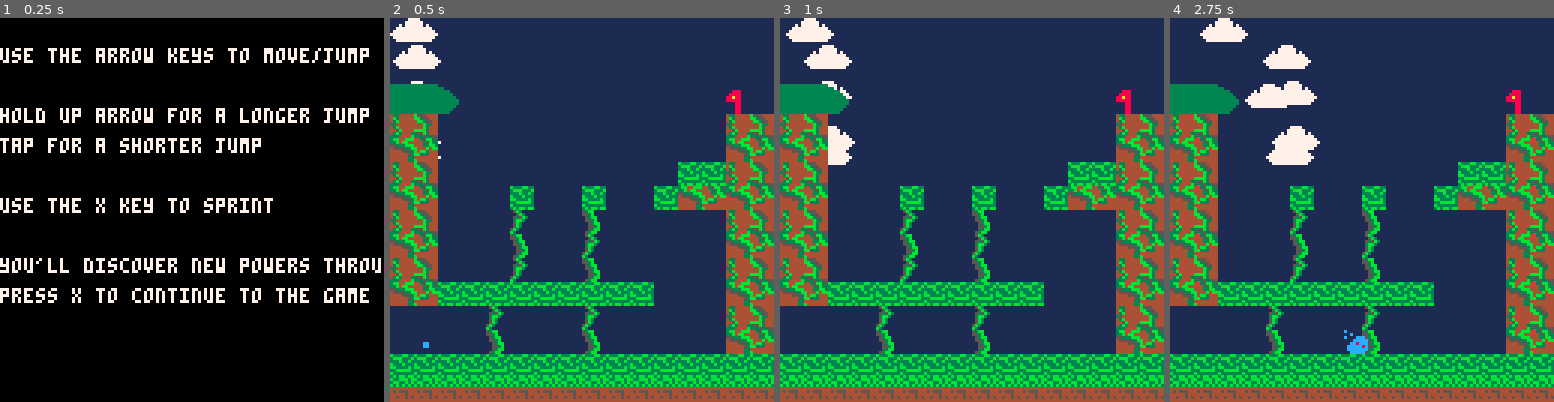
Above: before the commit, frames 1-4 (left to right).
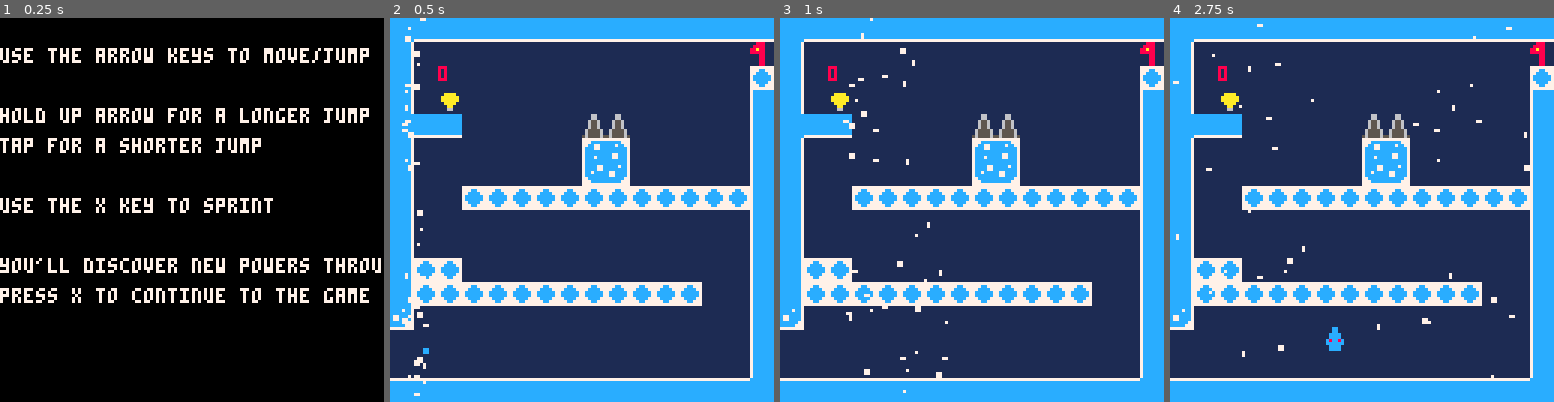
Above: after the commit, the same moments.

Repository: Kaznae/438_final
Game: PICO-8 cartridge final_project.p8
The game is run twice, just before and just after one commit, with the same random seed, the same clock (stepped at 60 frames per second) and the same inputs.
Inputs:
- Up to frame 1 (0.25 s): no input
- Up to frame 2 (0.5 s): tap X (X key) at 0.33 s
- Up to frame 3 (1 s): tap O (Z key) at 0.7 s
- Up to frame 4 (2.75 s): tap X (X key) at 1.07, 1.85 s; hold Right 1.6-2.1 s; tap O (Z key) at 1.7, 2.1, 2.5 s; hold Up 2.15-2.42 s; hold Right from 2.47 s (still down)

Frame 1 is identical in both runs. In frame 2, 51% of the frame differs, in the area x 0-100%, y 0-100%; in frame 3, 51%; in frame 4, 53%.

Commit message:
Fixed glitches, added in lower friction for ice

Diff:
--- a/final_project.p8
+++ b/final_project.p8
@@ -18,6 +18,7 @@
 	wall_flag = 2
 	deadly_flag = 3
 	power_flag = 4
+	ice_flag = 5
 	goal_flag = 7
 
 
@@ -42,8 +43,8 @@
 	tempstr = ""
 	msg_tick = 0
 
-	world = 1
-	level = 1
+	world = 2
+	level = 2
 
 	g_rev = false
 
@@ -188,9 +189,13 @@
 						plr.charge_j = true
 					end
 				else
+					local mod = 1
+					if g_rev then
+						mod = -1
+					end
 					time_held = 0
 					if plr.charge_j == true then
-						plr.dy =- 5*mod
+						plr.dy = -5*mod
 						plr.on_ground = false
 						plr.j_left -=1
 						plr.charge_j = false
@@ -413,7 +418,9 @@
 		pal()
 		--draw every object on the map
 		foreach(on_map,function(obj)
-			obj.type.draw(obj)
+			if obj.type.draw ~= nil then
+				obj.type.draw(obj)
+			end
 		end)
 		--draw snow/sand
 		if world == 2 or world == 3 then
@@ -436,7 +443,7 @@
 		--uncomment to debug
 
 		--print("wall_jumps: "..plr.wall_jumps,10,10,7)
-		--print(checkx,16,16,8)
+		print(checkx,16,16,8)
 		--print(#on_map,20,20,5)
 		--print(wall_x,30,30,5)
 	end
@@ -470,6 +477,9 @@
 		--for any object on the map
 		foreach(on_map,function(obj)
 			move(obj)
+			if obj.plat_solid then
+				checkx = obj.x..","..obj.y
+			end
 			if obj.type.update ~= nil then
 				obj.type.update(obj)
 			--	checkx = "updating "..obj.type.tile
@@ -713,17 +723,11 @@
 end
 
 function deadly_collision(nx,ny)
- local x_mod = 0
- local y_mod = 0
+
 	if plr.dy <= 0 then
 		y_mod = 3
 	end
-	--if plr.dx >= 0 then
-	--	x_mod = -3
-	--elseif plr.dy <= 0 then
- -- x_mod = 3
- --end
- return flag_collision(nx+x_mod,ny+y_mod,deadly_flag) or deadly_obj_at((nx)-(level-1)*128,(ny)-(world-1)*128)
+ return flag_collision(nx,ny,deadly_flag) or deadly_obj_at((nx)-(level-1)*128,(ny)-(world-1)*128)
 end
 
 function solid_collision(nx,ny)
@@ -731,7 +735,25 @@
 end
 
 function flag_collision(nx,ny,flag)
-	local obj_at = mget(nx/8,ny/8)
+
+	local x_mod = 0
+ local y_mod = 0
+
+ --give forgiveness with collisions
+ if flag == deadly_flag then
+  if plr.dx > 0 then
+  	local x_mod = -3
+  else
+  	local x_mod = 3
+  end
+  if plr.dy >= 0 then
+  	local y_mod = -3
+  else
+  	local y_mod = 3
+  end
+ end
+
+	local obj_at = mget((nx+x_mod)/8,ny/8)
 	if fget(obj_at,flag) then
 		return true
 	end
@@ -771,9 +793,7 @@
 		local upy = obj.y
 		local lowy = obj.y+obj.h
 
-		if obj.h > checkx then
-			checkx = obj.h
-		end
+
 
 		if leftx <= nx and nx <= rightx then
 			if upy <= ny and ny <= lowy then
@@ -804,6 +824,13 @@
 			plr.on_wall = false
 			wall_x = 0
 		end
+	end
+
+	if flag_collision(plr.x+(level-1)*128,plr.y+(world-1)*128+plr.h+2,ice_flag) then
+		checkx = "on ice"
+		g_friction = .98
+	else
+		g_friction = .93
 	end
 
 	if plr.on_ground then
@@ -1048,13 +1075,17 @@
 
 			this.x+=this.dir
 
+			local tobj = get_obj_at(this.x+xoff+this.dir,this.y)
+
 			if solid_collision(rx+xoff+this.dir,ry) then
 				this.dir*=-1
 			elseif this.x+this.w > 128 or this.x < 0 then
 				this.dir*=-1
+			elseif tobj~=nil and tobj.plat_solid then
+				this.dir*=-1
 			end
 			if not g_rev then
-				if obj_in_range(plr,this.x,this.y-1,16,1) then
+				if obj_in_range(plr,this.x+3,this.y-1,13,1) then
 					g_friction = .93
 					plr.x+=this.dir
 				end
@@ -1169,6 +1200,17 @@
 		}
 
 		add(classes,grav_shift)
+
+		plat_blocker = {
+			tile = 115,
+			init = function(this)
+				this.w = 8
+				this.h = 8
+				this.solid = false
+				this.plat_solid = true
+			end
+		}
+		add(classes,plat_blocker)
 end
 
 function create(x,y,class)
@@ -1338,7 +1380,7 @@
 
 
 __gff__
-0000000000000000000700000000000000000000000000000000000000000000000000000000000000000000000000000000000000000000000000000000000003030707030707810107070101000000030101010b1111110107070101000000030101010b000000000707070707000003000000110909000007070707070000
+0000000000000000000700000000000000000000000000000000000000000000000000000000000000000000000000000000000000000000000000000000000003030707030707810107070101000000030101010911111101070701010000000301010109000000000707270707000003000000110909000007070707070000
 0000000000000000000707070700000000000000000000000007070707000000000000000000000000000000000000000000000000000000000000000000000000000000000000000000000000000000000000000000000000000000000000000000000000000000000000000000000000000000000000000000000000000000
 __map__
 0000000000000000000000000000000000000000000000000000000000000000000000000000000000000000000000004242424242424242424200000000000000000000000000000000000000000000000000000000000000000000000000000000000000000000000000000000000000000000000000000000000000000000
@@ -1350,13 +1392,13 @@
 494a000000000000000000004242494a4a000000000000000000000000000000000042000048000000000000000000590000000000000000000000000000000000000000000000000000000000000000000000000000000000000000000000000000000000000000000000000000000000000000000000000000000000000000
 595a00000042000042000042595a595a5a424200000000000000000000000000000048000054000000000000000000490000000000000000000000000047000000000000000000000000000000000000000000000000000000000000000000000000000000000000000000000000000000000000000000000000000000000000
 494a000000480000580000000000494a4a00000000000000000000000000515200005800004200006e00000000000059007e0000420000004200000000494a0000000000000000000000000000000000000000000000000000000000000000000000000000000000000000000000000000000000000000000000000000000000
-595a000000580000480000000000595a5a000000006e000000000000000061620000540000580000000000005454544900000042420000000000000000595a0000000000000000000000000000000000000000000000000000000000000000000000000000000000000000000000000000000000000000000000000000000000
+595a000000580000480000000000595a5a000000006e000000730000000061620000540000580000000000005454544900000042420000000000000000595a0000000000000000000000000000000000000000000000000000000000000000000000000000000000000000000000000000000000000000000000000000000000
 494a000000480000580000000000494a000000000000000000005400000000490000420000480000424200007070705900000000000000000000000000494a0000000000000000000000000000000000000000000000000000000000000000000000000000000000000000000000000000000000000000000000000000000000
-595a424242424242424242000000595a000000670000000060707070600000590000480000540000000000000000004900000000000000000000000000595a0000000000000000000000000000000000000000000000000000000000000000000000000000000000000000000000000000000000000000000000000000000000
+595a424242424242424242000000595a000000000000000042424242420000590000480000540000000000000000004900000000000000000000000000595a0000000000000000000000000000000000000000000000000000000000000000000000000000000000000000000000000000000000000000000000000000000000
 0000000048000000480000000000494a0000000000000000480000004800004900005800004200000000006e0000005900000000000000000000000000494a0000000000000000000000000000000000000000000000000000000000000000000000000000000000000000000000000000000000000000000000000000000000
 0000000058000000580000000000595a000000000000000058000000585700590056480000580000000000000000000000000000000000000000000000595a0000000000000000000000000000000000000000000000000000000000000000000000000000000000000000000000000000000000000000000000000000000000
 42424242424242424242424242424242424242000000004242420000484242424242420000480000000000000074470000000000000000000000007e00494a0000000000000000000000000000000000000000000000000000000000000000000000000000000000000000000000000000000000000000000000000000000000
-4141414141414141414141414141414141414100000000414141000058414141414100000058000000000000007070494141415454546e000000000000595a0000000000000000000000000000000000000000000000000000000000000000000000000000000000000000000000000000000000000000000000000000000000
+4141414141414141414141414141414141414100000000414141000058414141414100000058000000000000007070494141415454736e000000000000595a0000000000000000000000000000000000000000000000000000000000000000000000000000000000000000000000000000000000000000000000000000000000
 7c7c7c7c7c7c7c7c7c7c7c7c7c7c7c7c7c6c6c6c6c6c6c6c6c6c6c6c6c6c6c6c000000000000000000000000000000000000000000000000000000000000000000000000000000000000000000000000000000000000000000000000000000000000000000000000000000000000000000000000000000000000000000000000
 7c7c7c7c7c7c7c7c7c7c7c7c7c7c7c7c6d000000000000000000000000000047000000000000000000000000000000000000000000000000000000000000000000000000000000000000000000000000000000000000000000000000000000000000000000000000000000000000000000000000000000000000000000000000
 7c7c7c6c6c6c6c6c6c6c6c6c6c6c6c6c6d00000000000000000000000000006b000000000000000000000000000000000000000000000000000000000000000000000000000000000000000000000000000000000000000000000000000000000000000000000000000000000000000000000000000000000000000000000000
Not shown, changed: 49 lines of the sprite sheet (__gfx__) section of final_project.p8
